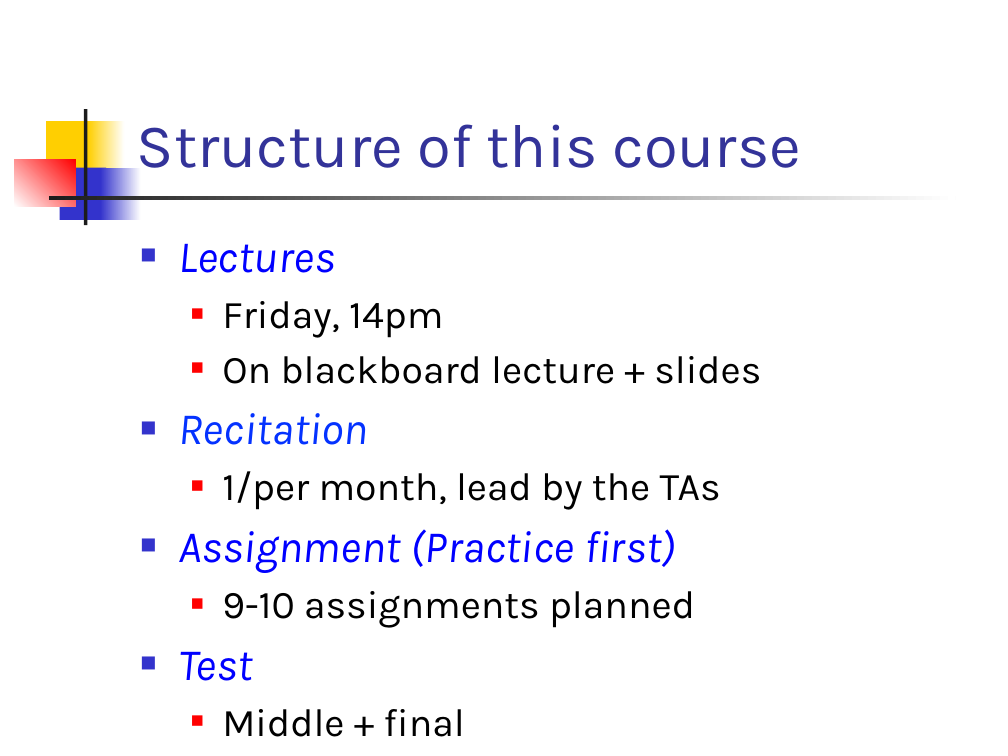
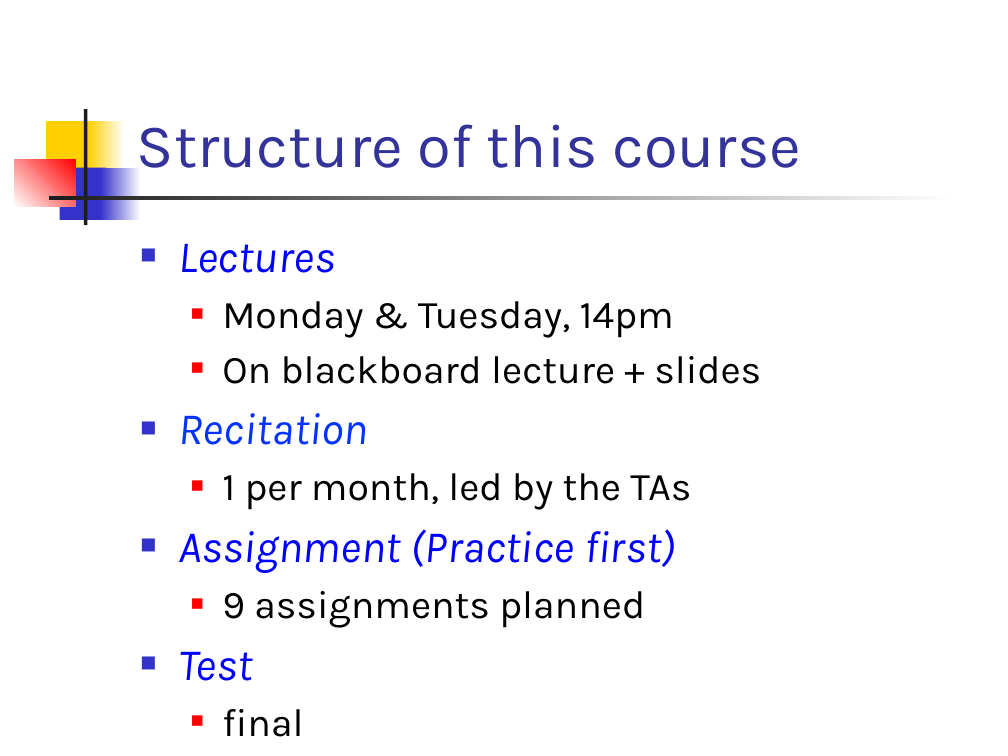
Before and after one commit to csslab-ustc/csslab-ustc.github.io, a slide deck: slide 11 of courses/theory/slides/lec01-overview.pptx. Drawn at 1008x756 pixels with LibreOffice and Linux fonts; fonts in the diff are those of the drawing. Boxes give left, top, right and bottom in pixels: in the first picture for what was removed or moved away, otherwise in the second. Text is boxed around its words. In the diff, an @@ line names an element or a change of style, - is before the commit and + after.

```diff
--- a/courses/theory/slides/lec01-overview.pptx
+++ b/courses/theory/slides/lec01-overview.pptx
@@ text at (222,301,674,338): text changed @@
-  ■ Friday, 14pm
+  ■ Monday & Tuesday, 14pm
@@ text at (222,473,691,510): text changed @@
-  ■ 1/per month, lead by the TAs
+  ■ 1 per month, led by the TAs
@@ text at (222,591,645,628): text changed @@
-  ■ 9-10 assignments planned
+  ■ 9 assignments planned
@@ text at (222,709,465,737): text changed @@
-  ■ Middle + final
+  ■ final
```
Also in this commit, not shown: 2 other slides changed, 1 other file.
